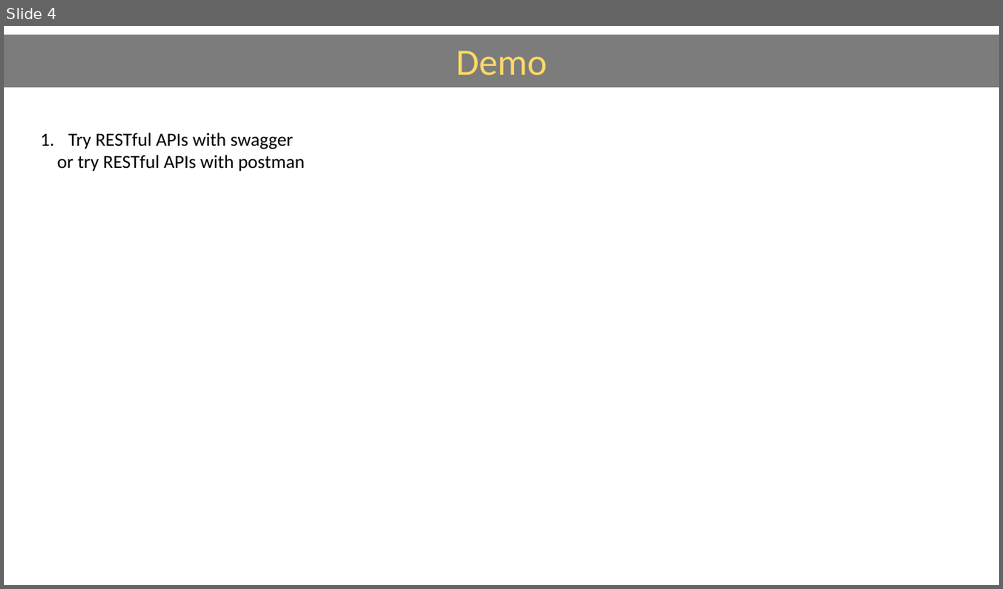
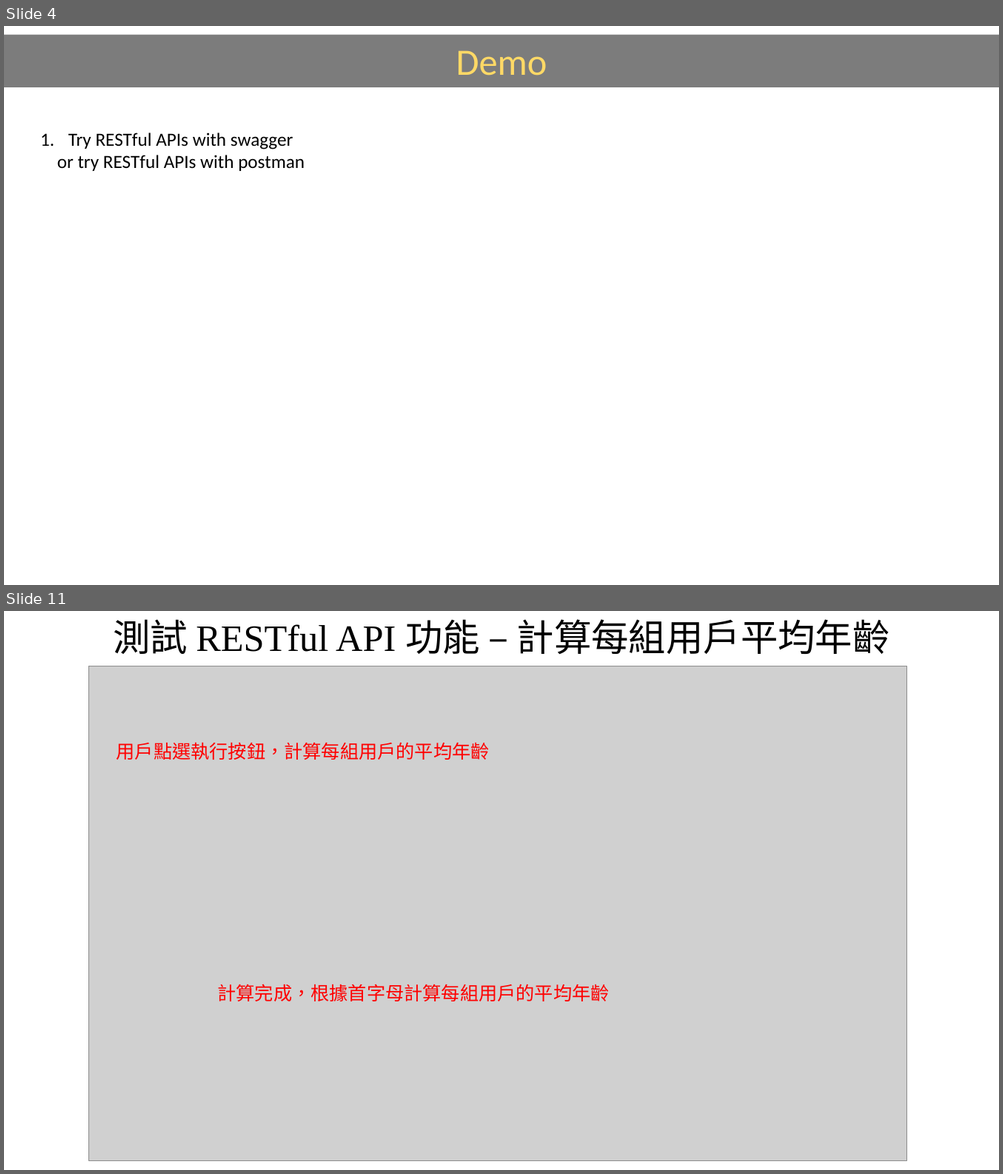
Before and after one commit to Teng91/RESTful-server-with-APIs, a slide deck: SW2_Backend_Handson_Practice_v3.pptx. Shown one above the other, each under a label of ours: slide 4 before the commit, slides 4 and 11 after it; the slides between them are not shown. The pictures are 1003x589 and 1003x1174 pixels, drawn with LibreOffice and Linux fonts; fonts in the diff are those of the drawing; grey boxes stand for pictures. Boxes give left, top, right and bottom in pixels: in the first picture for what was removed or moved away, otherwise in the second. Text is boxed around its words. In the diff, an @@ line names an element or a change of style, - is before the commit and + after.

```diff
--- a/SW2_Backend_Handson_Practice_v3.pptx
+++ b/SW2_Backend_Handson_Practice_v3.pptx
@@ slide 11 added at box(4, 611, 999, 1170), background #FFFFFF @@
@@ title added at box(113, 619, 890, 654), 36 pt, text #000000 @@
+測試 RESTful API 功能 – 計算每組用戶平均年齡
@@ picture added at box(89, 667, 907, 1162) @@
@@ text added at box(116, 742, 489, 760), 18 pt, text #FF0000 @@
+用戶點選執行按鈕，計算每組用戶的平均年齡
@@ text added at box(217, 984, 609, 1002), 18 pt, text #FF0000 @@
+計算完成，根據首字母計算每組用戶的平均年齡
```
Also in this commit, not shown: 2 slides changed, 10 other slides added, 6 slides removed, 5 other files.
